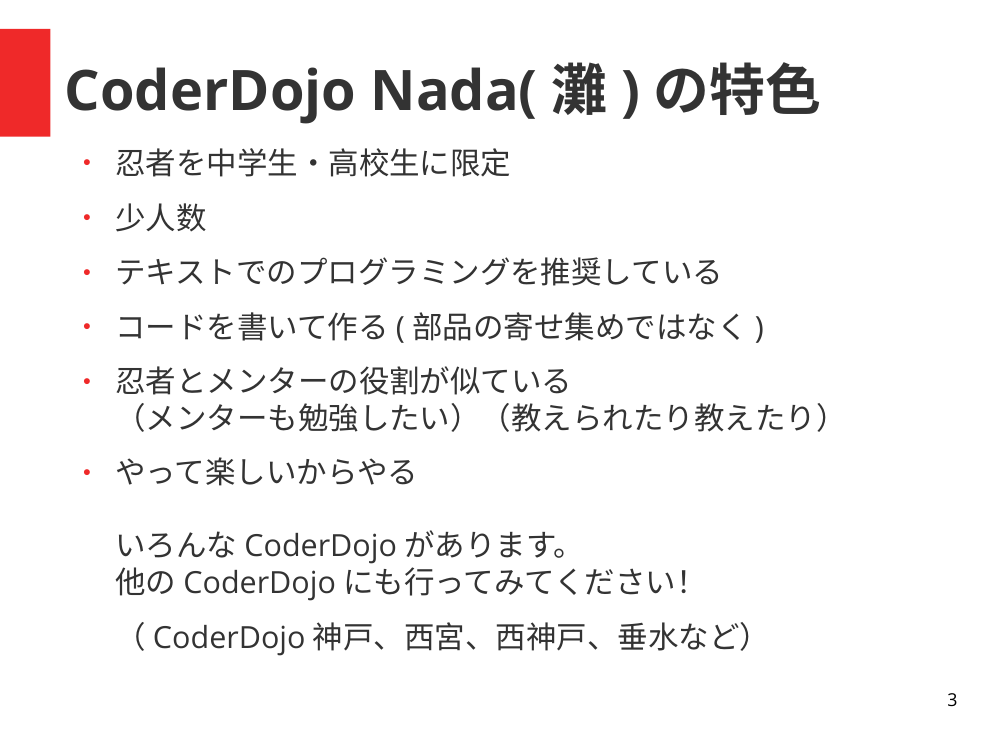
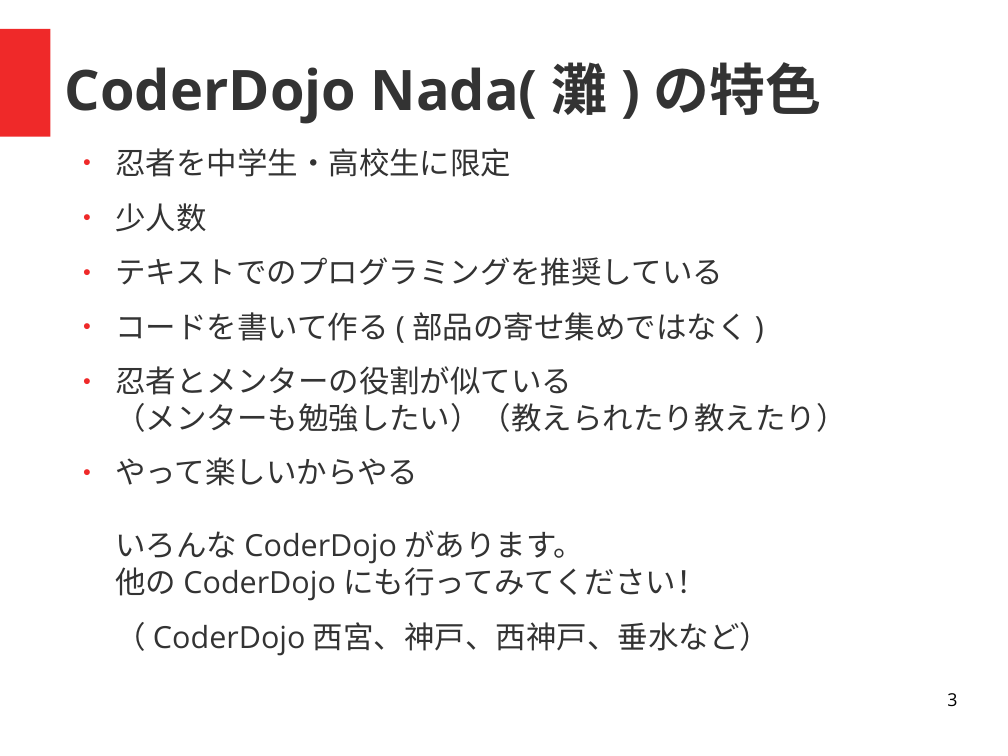
Before and after one commit to coderdojo-nada/resource, a slide deck: slide 3 of guide/coderdojo-nada紹介.odp. Drawn at 1008x756 pixels with LibreOffice and Linux fonts; fonts in the diff are those of the drawing. Boxes give left, top, right and bottom in pixels: in the first picture for what was removed or moved away, otherwise in the second. Text is boxed around its words. In the diff, an @@ line names an element or a change of style, - is before the commit and + after.

```diff
--- a/guide/coderdojo-nada紹介.odp
+++ b/guide/coderdojo-nada紹介.odp
@@ text at (x1=313, y1=622, x2=770, y2=651): text changed @@
-（CoderDojo神戸、西宮、西神戸、垂水など）
+（CoderDojo西宮、神戸、西神戸、垂水など）
```
Also in this commit, not shown: 3 other slides changed, 3 slides added.
